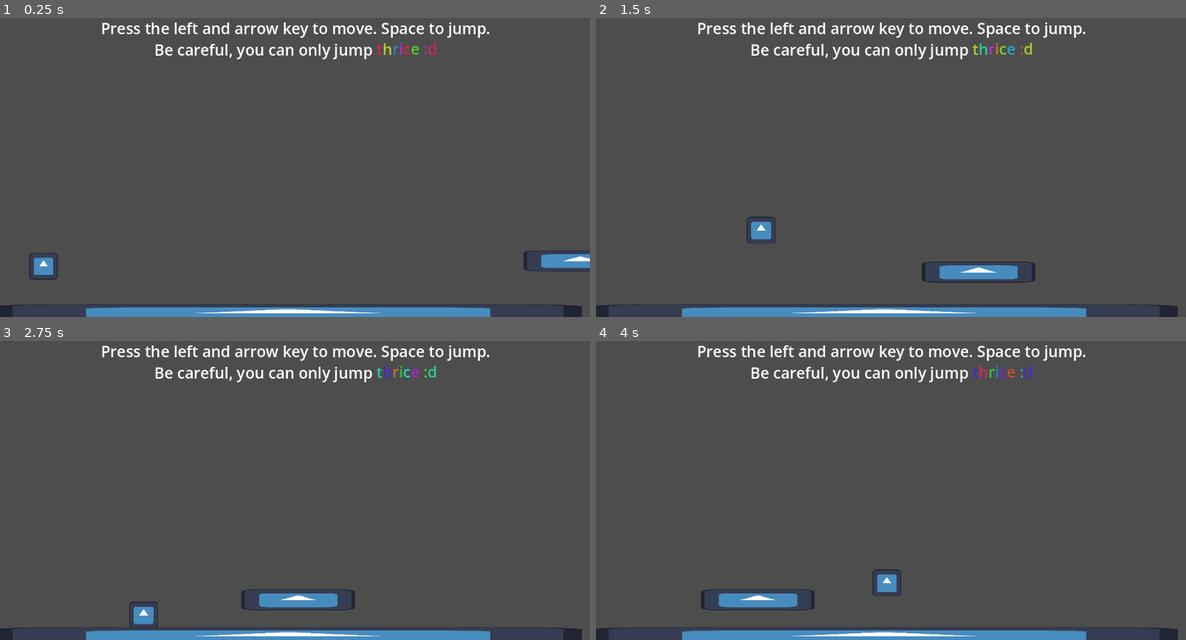
Above: before the commit, frames 1-4 (two rows, left to right).
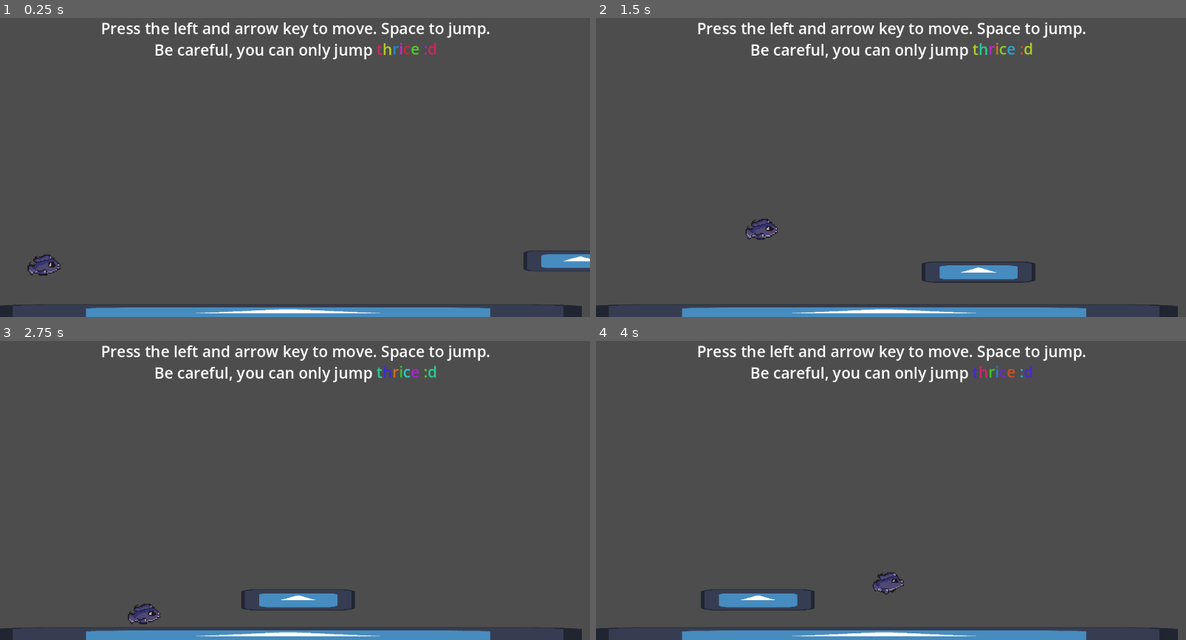
Above: after the commit, the same moments.

Repository: erica-codes/GJP24
Game: Godot game, scene res://core/scenes/2D_Scene.tscn
Two runs of this game, one before a commit and one after it. Both use one fixed random seed, a clock stepped at 60 frames per second and the inputs below. The engine's default icon, where the game draws it, is replaced by a stand-in: a white triangle on a blue panel in a dark square.
Inputs:
- Up to frame 1 (0.25 s): no input
- Up to frame 2 (1.5 s): hold Right (right) from 0.53 s (still down); tap Space (jump) at 0.6, 0.77, 1.07, 1.35 s
- Up to frame 3 (2.75 s): tap Space (jump) at 1.52, 1.82, 2.1 s; release Right (right) at 2.03 s; hold Left (left) from 2.03 s (still down)
- Up to frame 4 (4 s): release Left (left) at 2.78 s; hold Right (right) from 2.78 s (still down); tap Space (jump) at 2.85, 3.02, 3.32, 3.6, 3.77 s

The runs differ from the first frame. In frame 1, 0.3% of the frame differs, in the area x 4-11%, y 78-88%; in frame 2, 0.3%, in the area x 25-31%, y 66-76%; in frame 3, 0.3%; in frame 4, 0.3%.

Commit message:
added jellyfish.gd
no code yet

Diff:
--- a/core/scenes/2D_Scene.tscn
+++ b/core/scenes/2D_Scene.tscn
@@ -1,9 +1,40 @@
-[gd_scene load_steps=6 format=3 uid="uid://ctb1xom2l2nqr"]
+[gd_scene load_steps=12 format=3 uid="uid://ctb1xom2l2nqr"]
 
 [ext_resource type="Script" path="res://core/scripts/playerFish.gd" id="1_qsmya"]
 [ext_resource type="Texture2D" uid="uid://b86dxy3b1vksq" path="res://assets/icon.svg" id="1_xljle"]
+[ext_resource type="Texture2D" uid="uid://dpxw4lofenabe" path="res://assets/fish(swim).png" id="2_dx4kd"]
 [ext_resource type="PackedScene" uid="uid://ds0l5a7bn3vy6" path="res://core/scenes/enemies/eel.tscn" id="3_t7nse"]
 [ext_resource type="PackedScene" uid="uid://ctsxy8sa5bwjc" path="res://core/scenes/world.tscn" id="4_onaj4"]
+[ext_resource type="PackedScene" uid="uid://dyhqmkd8juv14" path="res://core/scenes/enemies/jellyfish.tscn" id="5_b4tlg"]
+
+[sub_resource type="AtlasTexture" id="AtlasTexture_ipeqn"]
+atlas = ExtResource("2_dx4kd")
+region = Rect2(0, 0, 160, 160)
+
+[sub_resource type="AtlasTexture" id="AtlasTexture_yxifm"]
+atlas = ExtResource("2_dx4kd")
+region = Rect2(160, 0, 160, 160)
+
+[sub_resource type="AtlasTexture" id="AtlasTexture_uxx4f"]
+atlas = ExtResource("2_dx4kd")
+region = Rect2(320, 0, 160, 160)
+
+[sub_resource type="SpriteFrames" id="SpriteFrames_l8jqc"]
+animations = [{
+"frames": [{
+"duration": 1.0,
+"texture": SubResource("AtlasTexture_ipeqn")
+}, {
+"duration": 1.0,
+"texture": SubResource("AtlasTexture_yxifm")
+}, {
+"duration": 1.0,
+"texture": SubResource("AtlasTexture_uxx4f")
+}],
+"loop": true,
+"name": &"default",
+"speed": 5.0
+}]
 
 [sub_resource type="CapsuleShape2D" id="CapsuleShape2D_4h3u2"]
 radius = 61.5385
@@ -11,7 +42,7 @@
 
 [node name="Node2D" type="Node2D"]
 metadata/_edit_horizontal_guides_ = [563.0, -33.0, -57.0]
-metadata/_edit_vertical_guides_ = [500.0, 1152.0]
+metadata/_edit_vertical_guides_ = [500.0, 1152.0, -165.0]
 
 [node name="Camera2D" type="Camera2D" parent="."]
 position = Vector2(577, 323)
@@ -21,7 +52,13 @@
 scale = Vector2(0.4375, 0.40625)
 script = ExtResource("1_qsmya")
 
+[node name="AnimatedSprite2D" type="AnimatedSprite2D" parent="fish"]
+sprite_frames = SubResource("SpriteFrames_l8jqc")
+autoplay = "default"
+frame_progress = 0.191692
+
 [node name="Icon" type="Sprite2D" parent="fish"]
+visible = false
 texture = ExtResource("1_xljle")
 
 [node name="CollisionShape2D" type="CollisionShape2D" parent="fish"]
@@ -43,3 +80,6 @@
 bbcode_enabled = true
 text = "[center]Press the left and arrow key to move. Space to jump.
 Be careful, you can only jump [wave][rainbow]thrice :d"
+
+[node name="jellyfish" parent="." instance=ExtResource("5_b4tlg")]
+position = Vector2(746, 805)
--- /dev/null
+++ b/core/scenes/enemies/jellyfish.gd
@@ -0,0 +1,11 @@
+extends AnimatableBody2D
+
+
+# Called when the node enters the scene tree for the first time.
+func _ready() -> void:
+	pass # Replace with function body.
+
+
+# Called every frame. 'delta' is the elapsed time since the previous frame.
+func _process(delta: float) -> void:
+	pass
--- /dev/null
+++ b/core/scenes/enemies/jellyfish.tscn
@@ -0,0 +1,18 @@
+[gd_scene load_steps=3 format=3 uid="uid://dyhqmkd8juv14"]
+
+[ext_resource type="Texture2D" uid="uid://wkc5cg4hjg7t" path="res://assets/portrait1.png" id="1_bp43t"]
+
+[sub_resource type="CapsuleShape2D" id="CapsuleShape2D_eug8b"]
+radius = 33.0
+height = 172.0
+
+[node name="jellyfish" type="AnimatableBody2D"]
+
+[node name="Sprite2D" type="Sprite2D" parent="."]
+position = Vector2(27.625, -64.125)
+scale = Vector2(0.291992, 0.655273)
+texture = ExtResource("1_bp43t")
+
+[node name="CollisionShape2D" type="CollisionShape2D" parent="."]
+position = Vector2(27, -63)
+shape = SubResource("CapsuleShape2D_eug8b")
--- a/core/scripts/playerFish.gd
+++ b/core/scripts/playerFish.gd
@@ -10,14 +10,15 @@
 		velocity += get_gravity() * delta
 
 	if Input.is_action_just_pressed("jump") and jump_count < MAX_JUMPS:
-		velocity.y = JUMP_VELOCITY  # Apply the jump velocity
-		jump_count += 1  # Increment the jump counter
+		velocity.y = JUMP_VELOCITY
+		jump_count += 1
 
 	if is_on_floor():
 		jump_count = 0
 
 	var direction := Input.get_axis("left", "right")
-	if direction:
+
+	if direction != 0:
 		velocity.x = direction * SPEED
 	else:
 		velocity.x = move_toward(velocity.x, 0, SPEED)
Not shown, added: assets/fish(swim).png.import
